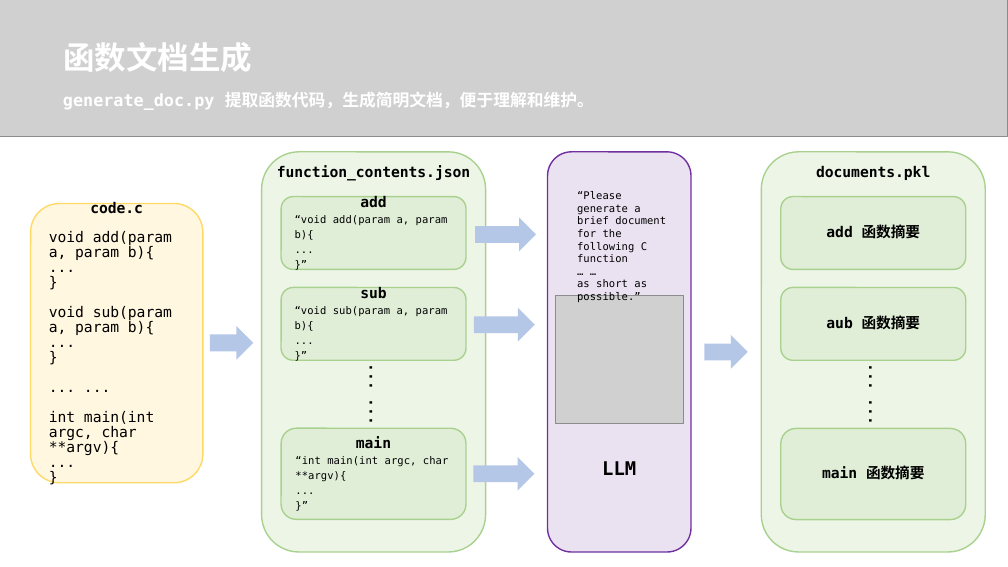
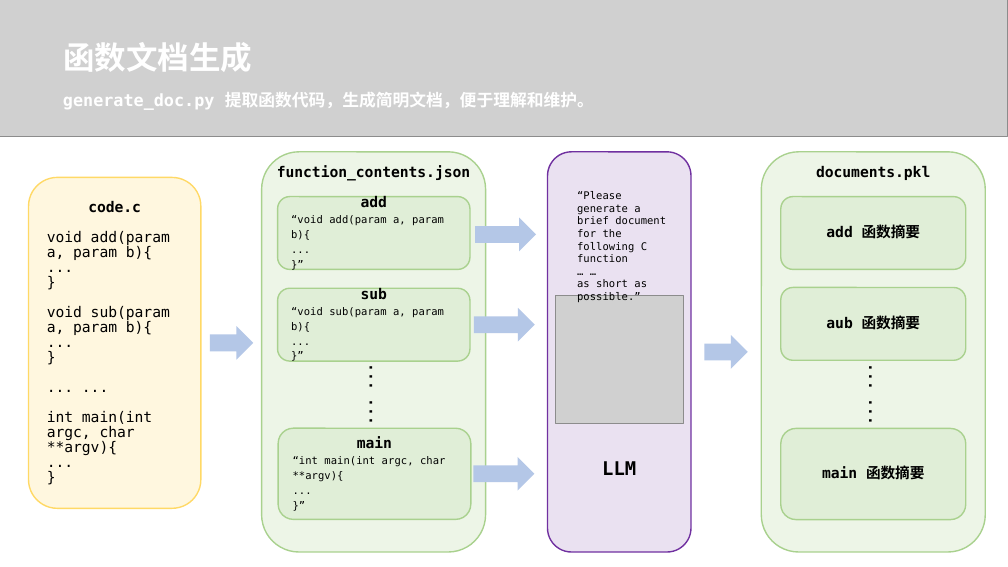
Before and after one commit to Zhenyu-Bo/Code-Assistant, a slide deck: slide 16 of report/LLM辅助的程序缺陷检测与修复.pptx. Drawn at 1008x567 pixels with LibreOffice and Linux fonts; fonts in the diff are those of the drawing; grey boxes stand for pictures. Boxes give left, top, right and bottom in pixels: in the first picture for what was removed or moved away, otherwise in the second. Text is boxed around its words. In the diff, an @@ line names an element or a change of style, - is before the commit and + after.

```diff
--- a/report/LLM辅助的程序缺陷检测与修复.pptx
+++ b/report/LLM辅助的程序缺陷检测与修复.pptx
@@ rounded rectangle "code.c": place and size @@
-rounded rectangle "code.c" at [30,204,203,483]
+rounded rectangle "code.c" at [28,177,201,508]
@@ rounded rectangle "add": place and size @@
-rounded rectangle "add" at [281,197,466,269]
+rounded rectangle "add" at [277,197,470,269]
@@ rounded rectangle "sub": place and size @@
-rounded rectangle "sub" at [281,287,466,360]
+rounded rectangle "sub" at [277,288,470,361]
@@ rounded rectangle "main": place and size @@
-rounded rectangle "main" at [281,428,466,519]
+rounded rectangle "main" at [278,428,471,519]
```
Also in this commit, not shown: 3 other slides changed.
